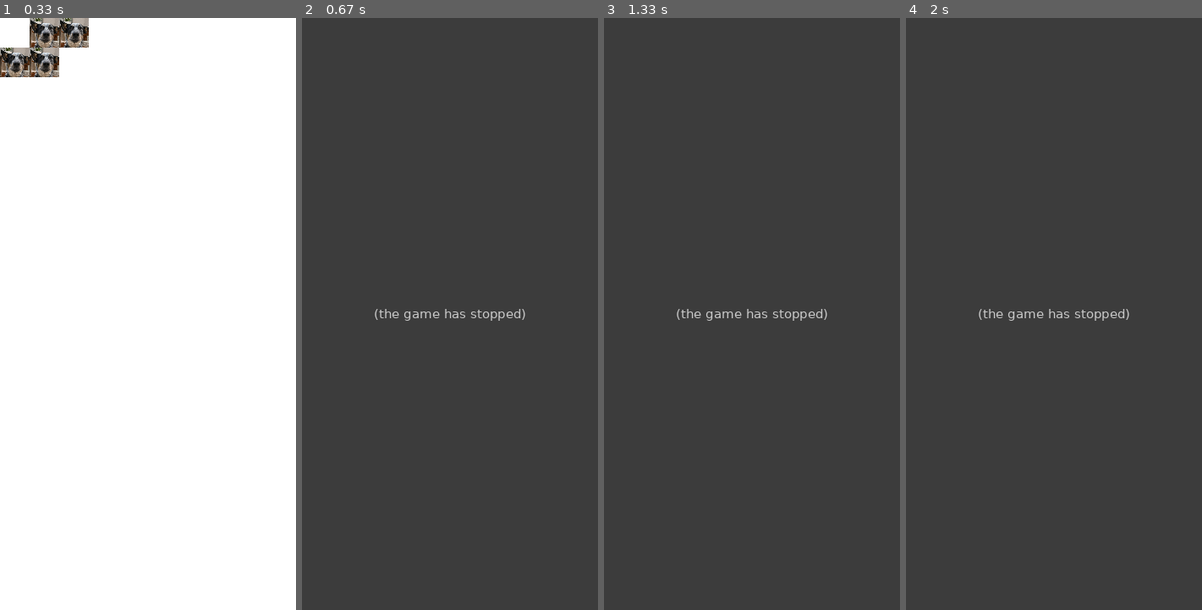
Above: before the commit, frames 1-4 (left to right).
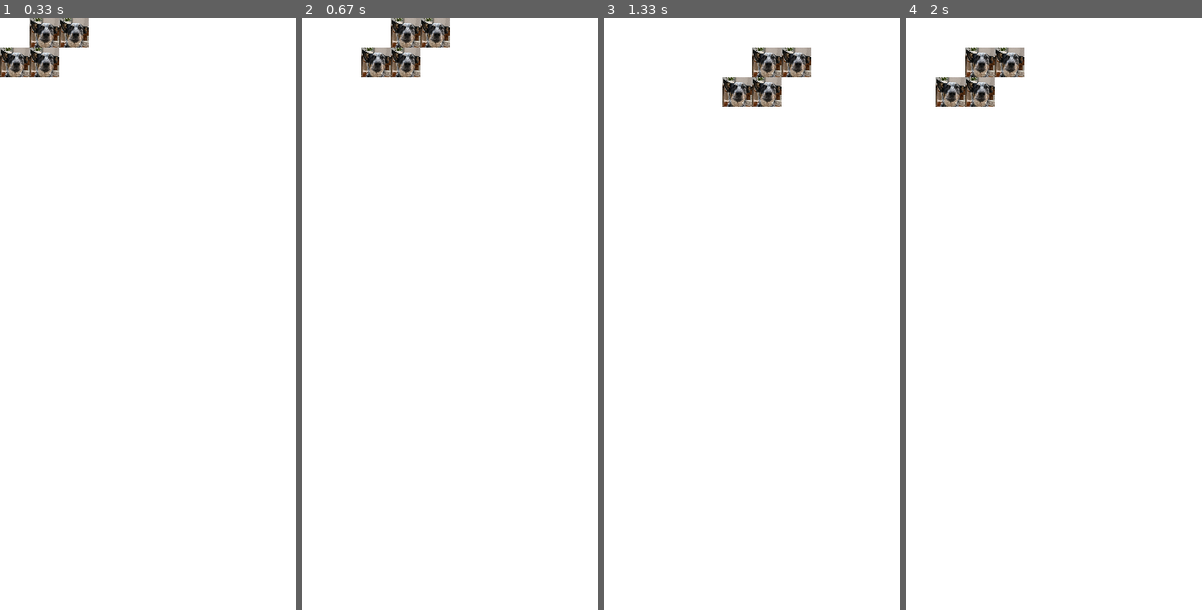
Above: after the commit, the same moments.

Repository: gihonglee/pyGame
Game: pygame game, started from tetris/main.py
Same seed, same stepped clock (60 frames per second), same inputs: the game is played once before the commit and once after it.
Inputs:
- Up to frame 1 (0.33 s): no input
- Up to frame 2 (0.67 s): hold Right from 0.33 s (still down)
- Up to frame 3 (1.33 s): release Right at 0.8 s; hold Right 0.83-1.3 s
- Up to frame 4 (2 s): hold Left 1.33-1.87 s; hold Down from 1.9 s (still down)

Frame 1 is identical in both runs. In frame 2, 100% of the frame differs, in the area x 0-100%, y 0-100%; in frame 3, 100%; in frame 4, 100%.
Error before the commit: AttributeError: 'shape_list' object has no attribute 'x' (main.py line 26); the game stopped at 0.4 s (later frames are placeholders)

Commit message:
shapes random selection, movement, FPS implemented. I see few bugs that I need to solve

Diff:
--- a/tetris/game_config.py
+++ b/tetris/game_config.py
@@ -1,6 +1,7 @@
 # 20 * 10 square grid, each grid will have 30 pixels
 import pygame
 import numpy as np
+import random
 grid_width = 35
 grid_height = 35
 grid_num_x = 10
@@ -53,15 +54,6 @@
 
 BLOCKS = [i,j,l,o,s,t,z]
 
-class shape_list:
-    def __init__(self):
-        self.list = []
-    def add_shape(self,shape):
-        self.list.append(shape)
-
-    def status_update():
-        pass
-
 
 class shape:
     def __init__(self,type):
@@ -72,6 +64,77 @@
         # -> if not, either not move or stack
         for rect in self.main:
             pass # left cannot be done
+
+    def handle_movements(key_pressed):
+        pass
+
+    def get_coor(self):
+        coor = np.zeros((4,2))
+        i = 0
+        j = 0
+        for unit in self.main:
+            coor[i][j] = unit.x
+            coor[i][j+1] = unit.y
+            i += 1
+        return coor
+
+    def handle_movement(self,shape_list,keys_pressed,status, drop = 0):
+        drop = drop
+        coor  = self.get_coor()
+        left = 0
+        right = 0
+        down = 0
+        rotate = 0
+        for unit in self.main:
+            # check whether there is any block next to the direction where we are trying to go
+            status[unit.y // grid_height][unit.x // grid_width -1 ] != 1
+            left += 1
+        for unit in self.main:
+            # check whether there is any block next to the direction where we are trying to go
+            if unit.x // grid_width == 9:
+                right =4
+            else:
+                status[unit.y // grid_height][unit.x // grid_width +1 ] != 1
+                right += 1
+        for unit in self.main:
+            # check whether there is any block next to the direction where we are trying to go
+            if unit.y // grid_height == 19:
+                down =4
+            else:
+                status[unit.y  // grid_height + 1][unit.x // grid_width] != 1
+                down += 1
+
+        if (keys_pressed[pygame.K_LEFT] and all(coor[:,0] > np.zeros((1,1)[0]))
+            and left == 4):
+            for unit in self.main:
+                unit.x -= grid_width
+
+        if (keys_pressed[pygame.K_RIGHT] and all(coor[:,0] + grid_width < (np.ones((1,4)) * WIDTH)[0]) and right == 4): # Righ
+            for unit in self.main:
+                unit.x += grid_width
+
+        if (keys_pressed[pygame.K_DOWN] or drop == 1) and all((coor[:,0] + grid_width)  < (np.ones((1,4)) * HEIGHT)[0]) and down == 4: # Down
+            # if it is in ground place on the ground
+            # case 1, there is no block on the bottom
+            for unit in self.main:
+                unit.y += grid_width
+
+        # if they either touched the ground (one of the unit touch the ground) or one of the unit touched the 1 in status
+
+        coor  = self.get_coor()
+        s = 0
+        if 19* grid_height in coor[:,1]:
+            for unit in self.main:
+                status[unit.y // grid_height][unit.x // grid_width] = 1
+            shape_list.append(shape(random.choice(BLOCKS)))
+        else:
+            for unit in self.main:
+                if (status[unit.y // grid_height + 1][unit.x // grid_width] == 1):
+                    s = 1
+            if s == 1:
+                for unit in self.main:
+                    status[unit.y // grid_height][unit.x // grid_width] = 1
+                shape_list.append(shape(random.choice(BLOCKS)))
 
 
     def coor_update(self,direction):
@@ -85,13 +148,6 @@
             for rect in self.main:
                 rect.y += grid_height
 
-    def grav(self, speed):
-        for rect in self.main:
-            rect.y += speed
-
-    def handle_movements(key_pressed):
-
-        pass
     def rotate(self):
         pass
 
@@ -103,3 +159,12 @@
                 y = rect.y
             index += 1
         return y + grid_height
+
+
+a = shape(i)
+coor = a.get_coor()
+
+#print(coor)
+print(coor[:,0] + grid_width)
+print((np.ones((1,4)) * HEIGHT)[0])
+print(all((coor[:,0] + grid_width)  < (np.ones((1,4)) * HEIGHT)[0]))
--- a/tetris/main.py
+++ b/tetris/main.py
@@ -6,7 +6,7 @@
 
 # first make a screen with the given width and height
 # Let's make a movement that we drop the block to the bottom
-# now let's try to make a block since it is a first time let's create a 4*1 block 10/12/2021
+# now let's try to make a block since it is a first time let's create a 4*1 block 10/22/2021
 
 WIN = pygame.display.set_mode((g.WIDTH,g.HEIGHT))
 pygame.display.set_caption("My First Game, Tetris")
@@ -19,28 +19,9 @@
 # 2-1) if it touch the bottom, if there is a 1 right below the block it gets stuck
 # 3) downward velocity
 
-def handle_movement(i, keys_pressed,shapes,status):
-    if keys_pressed[pygame.K_LEFT] and shapes.x > 0: # left
-        if status[shapes.y // g.grid_height][shapes.x // g.grid_width -1 ] != 1:
-            shapes.x -= g.grid_width
-    if keys_pressed[pygame.K_RIGHT] and shapes.x  + shapes.width < g.WIDTH: # Righ
-        if status[shapes.y // g.grid_height][shapes.x // g.grid_width +1 ] != 1:
-            shapes.x += g.grid_width
-
-    if keys_pressed[pygame.K_DOWN] and shapes.list[i].bottom_y()  < g.HEIGHT: # Down
-        # if it is in ground place on the ground
-        # case 1, there is no block on the bottom
-        shapes.list[i].coor_update("down")
-        print(shapes.list[i].bottom_y() // g.grid_height)
-        if shapes.list[i].bottom_y() // g.grid_height == 20:
-            shapes,i= status_update(status, shapes,i)
-
-    return shapes,i
-
-
-def draw2(shapes):
+def draw2(shape_list):
     WIN.fill(g.WHITE)
-    for shape in shapes.list:
+    for shape in shape_list:
         for unit in shape.main:
             WIN.blit(block_img, (unit.x, unit.y))
     pygame.display.update()
@@ -57,10 +38,8 @@
 def main():
     clock = pygame.time.Clock()
     status = np.zeros((g.grid_num_y,g.grid_num_x))
-    shape_list = g.shape_list()
     shape = g.shape(random.choice(g.BLOCKS))
-    shape_list.add_shape(shape)
-
+    shape_list= [shape]
     run = True
     i = 0
     j = 0
@@ -70,9 +49,10 @@
         for event in pygame.event.get():
             if event.type == pygame.QUIT:
                 run = False
+        if j % g.FPS == 0:
+            shape_list[-1].handle_movement(shape_list,keys_pressed,status,1)
         keys_pressed = pygame.key.get_pressed()
-        #shape_list.handle_movement(keys_pressed)
-        shape_list,i = handle_movement(i,keys_pressed,shape_list,status)
+        shape_list[-1].handle_movement(shape_list,keys_pressed,status)
         draw2(shape_list)
 
     pygame.quit()
